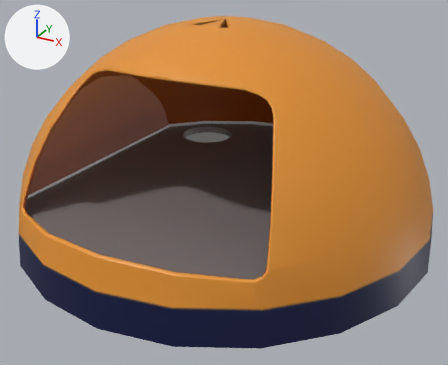
Renders of the FBX model Assets/Environment/Ship/ShipTop.fbx from each side of a commit.
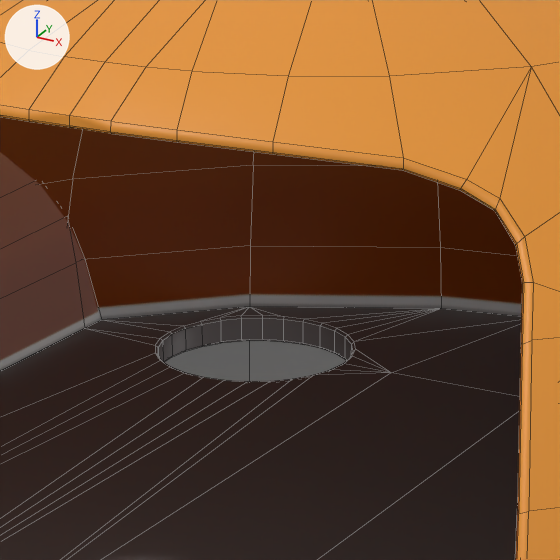
Old and new are each drawn whole from a camera (50 mm lens) standing at (11.05, -23.36, 14.22) and looking at (-1.36, -0.8, 2.93) and again close up on the part from 32% to 63% of the width and 13% to 51% of the height. The lights are fixed; the arrows at upper left show +X, +Y and +Z. The close-ups show mesh edges as thin lines. Where no turn or scale is listed for an object, it has been applied to the vertices. Vertices at the same position are counted once.

Names of what the first close-up shows: 'ShipTop'.
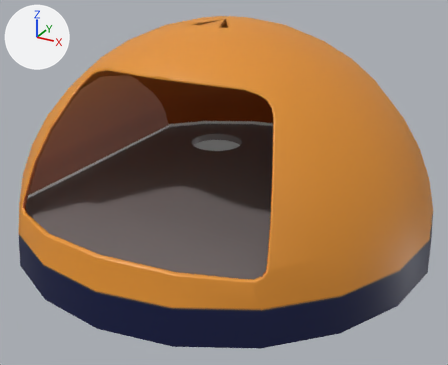
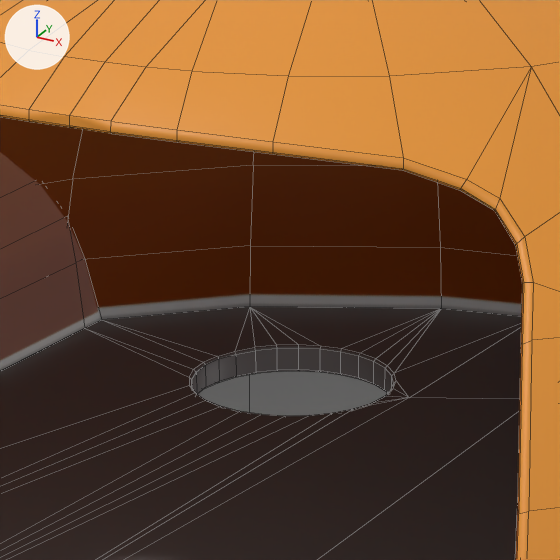
Location of each change, [x1, y1, x2, y2] in pixels of the close-ups (560 x 560 px; the box of a moved part takes in the faces that stretch with it):
part 1 of me_mesh, moved or reshaped
    before: [67, 320, 521, 560]
    after: [103, 324, 521, 560]
part 2 of me_mesh, moved or reshaped
    both: [0, 307, 521, 560]

The change, as a diff of the scene's bpy script:
```diff
--- a/Assets/Environment/Ship/ShipTop.fbx.py
+++ b/Assets/Environment/Ship/ShipTop.fbx.py
@@ me_mesh @@
 me_mesh.from_pydata(...)  # 1070 vertices, 1141 faces; spans x -9.4..9.4, y -10.1..10.1, z -4.7..4.7
 # used by ob_shiptop; location = (-1.55, 0.33, 5.4)
+# me_mesh part 1: the 1 vertex in x -2.1, y 5.1, z -2.8 is moved by (0.7, -0.7, 0.0)
+# me_mesh part 2: 114 of the vertices in x -5.7..-2.8, y 3.7..6.7, z -3.2..-2.8 are moved by (1.1, -0.9, 0.0)
 me_mesh.materials.append(mat_trimsheet_1material)
```
